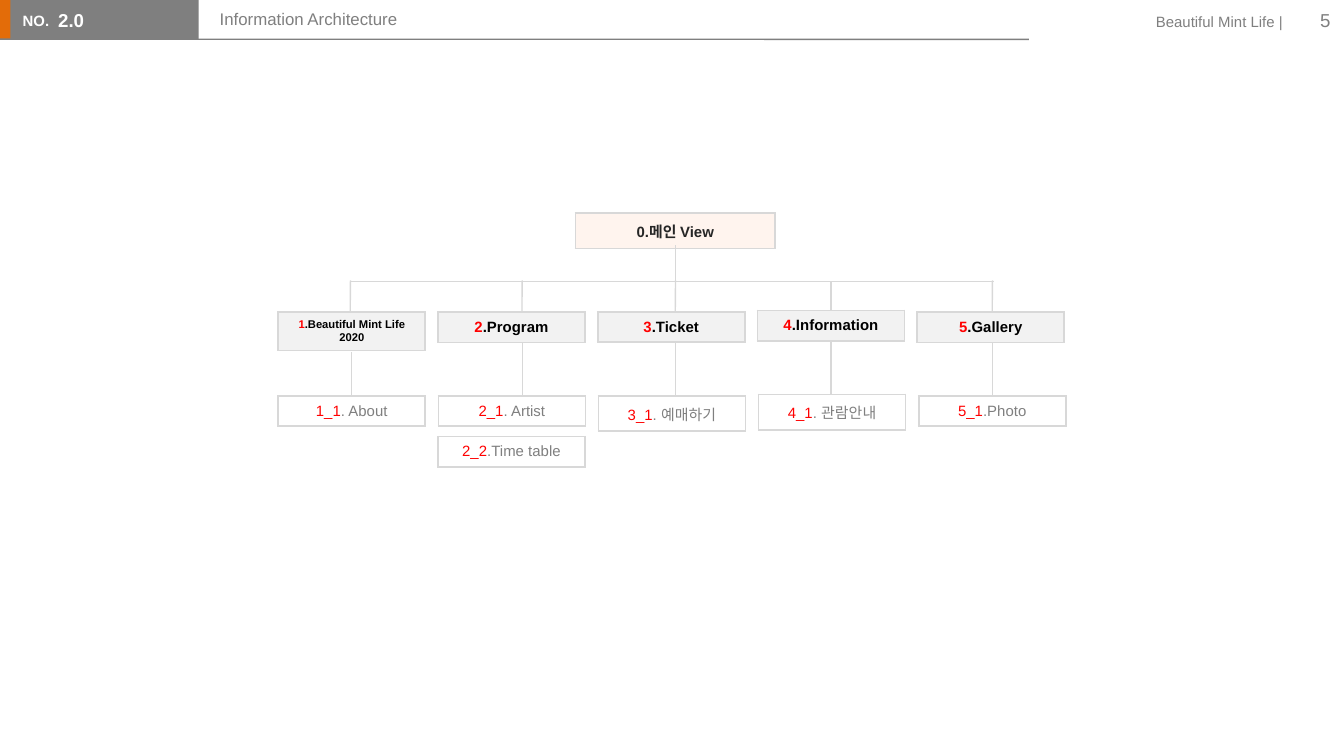
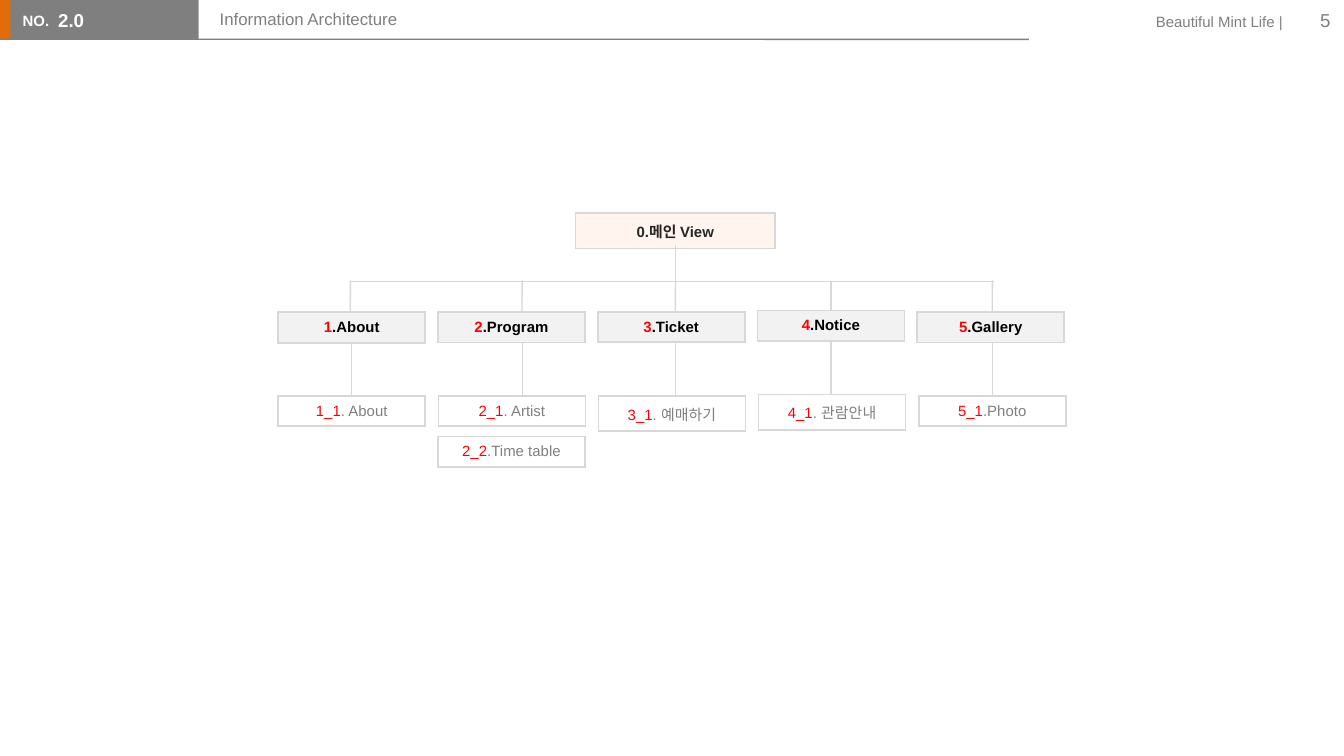
Before and after one commit to lsh58/homework, a slide deck: slide 5 of 스토리보드수행과제/스토리보드수행과제.pptx. Drawn at 1344x756 pixels with LibreOffice and Linux fonts; fonts in the diff are those of the drawing. Boxes give left, top, right and bottom in pixels: in the first picture for what was removed or moved away, otherwise in the second. Text is boxed around its words. In the diff, an @@ line names an element or a change of style, - is before the commit and + after.

```diff
--- a/스토리보드수행과제/스토리보드수행과제.pptx
+++ b/스토리보드수행과제/스토리보드수행과제.pptx
@@ table at [278,312,425,343] @@
-row 1, column 1: 1.Beautiful Mint Life 2020
+row 1, column 1: 1.About
@@ table at [758,310,905,341] @@
-row 1, column 1: 4.Information
+row 1, column 1: 4.Notice
@@ line moved from (352, 352) - (352, 396) to (352, 343) - (352, 396) @@
```
Also in this commit, not shown: 4 other slides changed, 9 other files.
